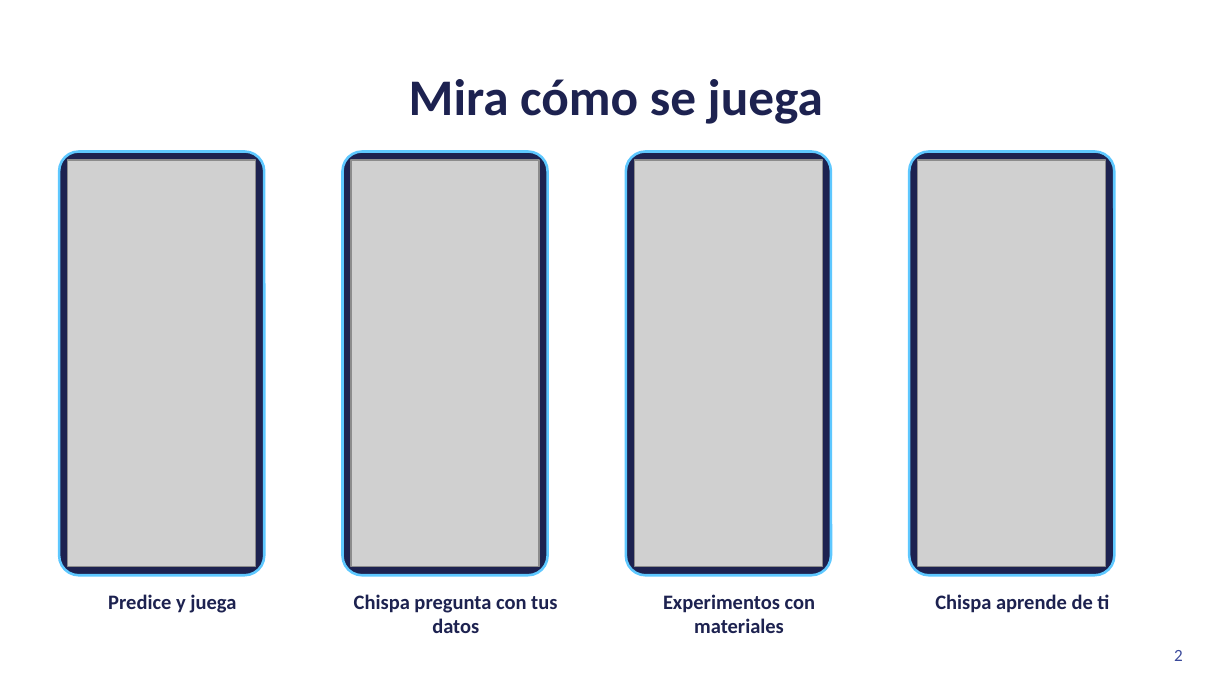
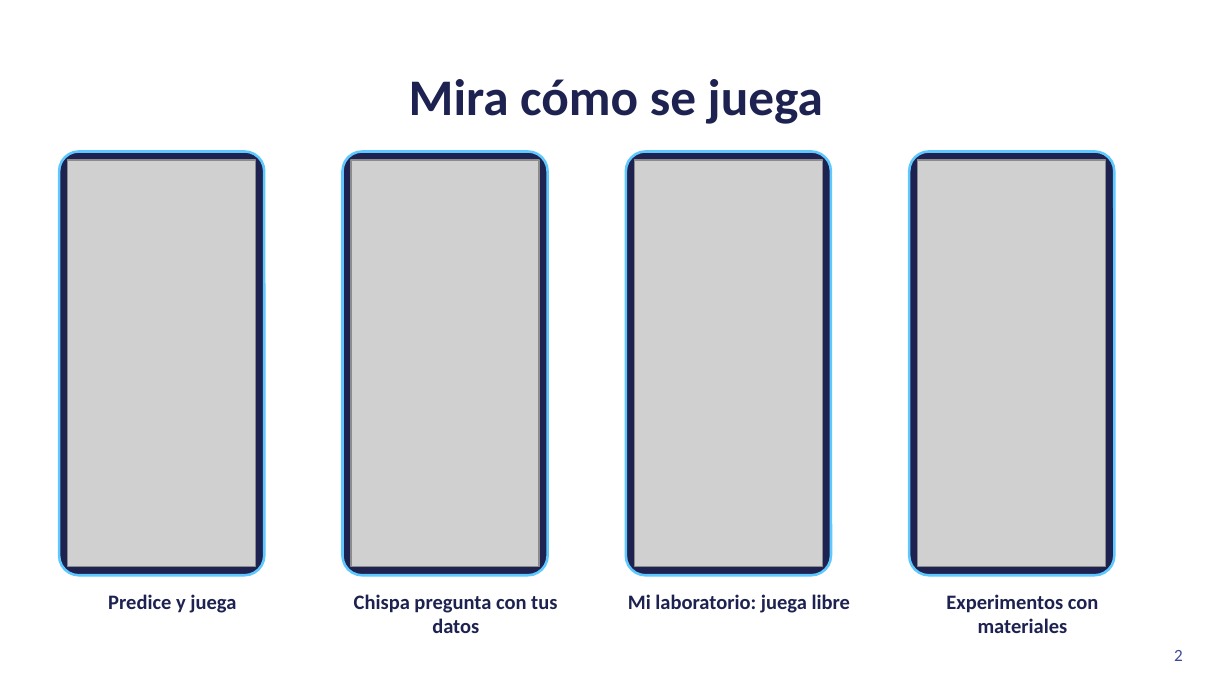
Before and after one commit to danielvaldess/chispa-lab, a slide deck: slide 2 of docs/presentacion/Chispa-Lab-hack4edu-2026.pptx. Drawn at 1232x693 pixels with LibreOffice and Linux fonts; fonts in the diff are those of the drawing; grey boxes stand for pictures. Boxes give left, top, right and bottom in pixels: in the first picture for what was removed or moved away, otherwise in the second. Text is boxed around its words. In the diff, an @@ line names an element or a change of style, - is before the commit and + after.

Commit message:
feat(experimentos): el huevo y la sal, y el volcán de bicarbonato, dos experimentos famosos y fáciles con hipótesis y prueba justa
Mismo ciclo que el péndulo y la col (materiales y seguridad, hipótesis, medir, gráfica, conclusión, cuaderno), con versión simulada si no hay materiales. Entran en el diagnóstico de ideas erróneas, las pistas con los datos del niño y el panel para adultos. docs: guía docente, evidencia, presentación con Mi laboratorio y cifras actualizadas. chore(android): versión 1.2.0.

```diff
--- a/docs/presentacion/Chispa-Lab-hack4edu-2026.pptx
+++ b/docs/presentacion/Chispa-Lab-hack4edu-2026.pptx
@@ text at <box>628,594,850,613</box>: text changed @@
-Experimentos con materiales
+Mi laboratorio: juega libre
@@ text at <box>946,594,1098,633</box>: text changed @@
-Chispa aprende de ti
+Experimentos con materiales
```
Also in this commit, not shown: 2 other slides changed, 26 other files.
